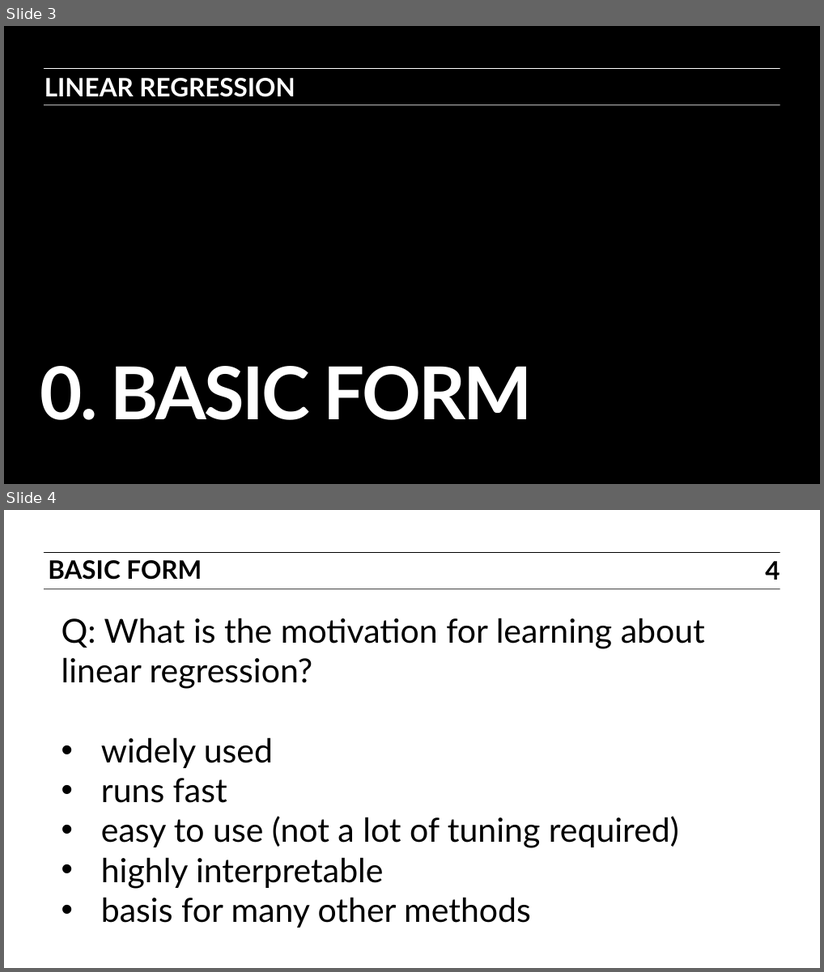
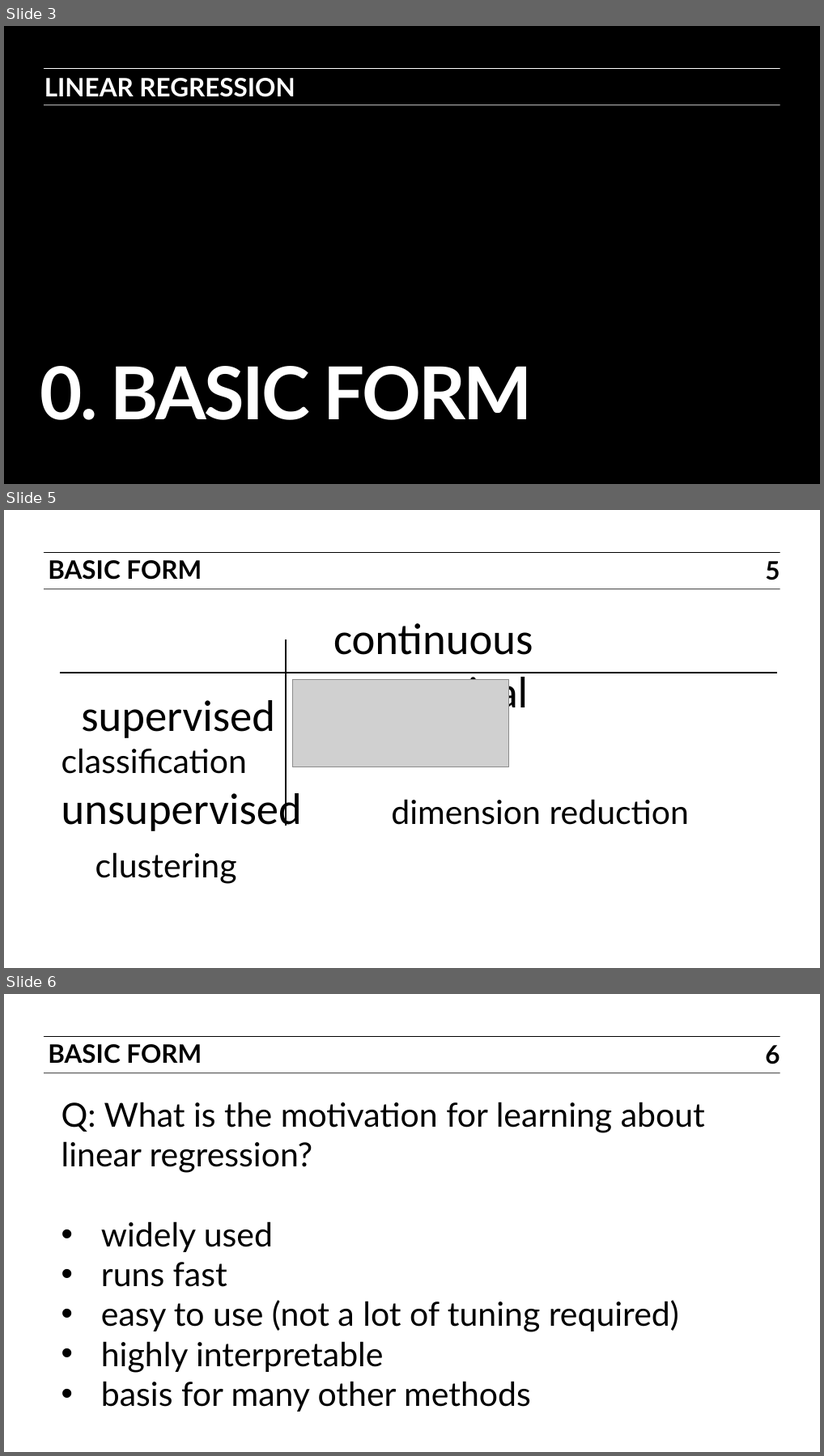
Before and after one commit to araveret/DAT6, a slide deck: slides/05_linear_regression.pptx. Shown one above the other, each under a label of ours: slides 3 and 4 before the commit, slides 3, 5 and 6 after it; the slides between them are not shown. The pictures are 824x972 and 824x1456 pixels, drawn with LibreOffice and Linux fonts; fonts in the diff are those of the drawing; grey boxes stand for pictures. Boxes give left, top, right and bottom in pixels: in the first picture for what was removed or moved away, otherwise in the second. Text is boxed around its words. In the diff, an @@ line names an element or a change of style, - is before the commit and + after.

```diff
--- a/slides/05_linear_regression.pptx
+++ b/slides/05_linear_regression.pptx
@@ slide 5 added at (4, 510, 820, 968), background #FFFFFF; not listed: 2 template elements that a slide beside it also shows @@
@@ text added at (48, 560, 202, 580), 23 pt, text #000000, bold @@
+BASIC FORM
@@ page number added at (765, 561, 780, 580), 23 pt, text #000000, bold @@
+5
@@ text added at (334, 623, 533, 718), 40 pt, text #000000 @@
+continuous categorical
@@ line added from (286, 639) to (286, 826), #000000 2 pt @@
@@ line added from (60, 673) to (778, 673), #000000 2 pt @@
@@ picture added at (292, 679, 509, 767) @@
@@ text added at (62, 700, 689, 832), 30 pt, text #000000 @@
+supervised regression classification
+unsupervised dimension reduction clustering
@@ what was slide 4 is now slide 6 @@
@@ page number at (765, 1045, 780, 1064): text changed @@
-4
+6
```
Also in this commit, not shown: 6 slides changed, 1 other slide added, 2 other files.
